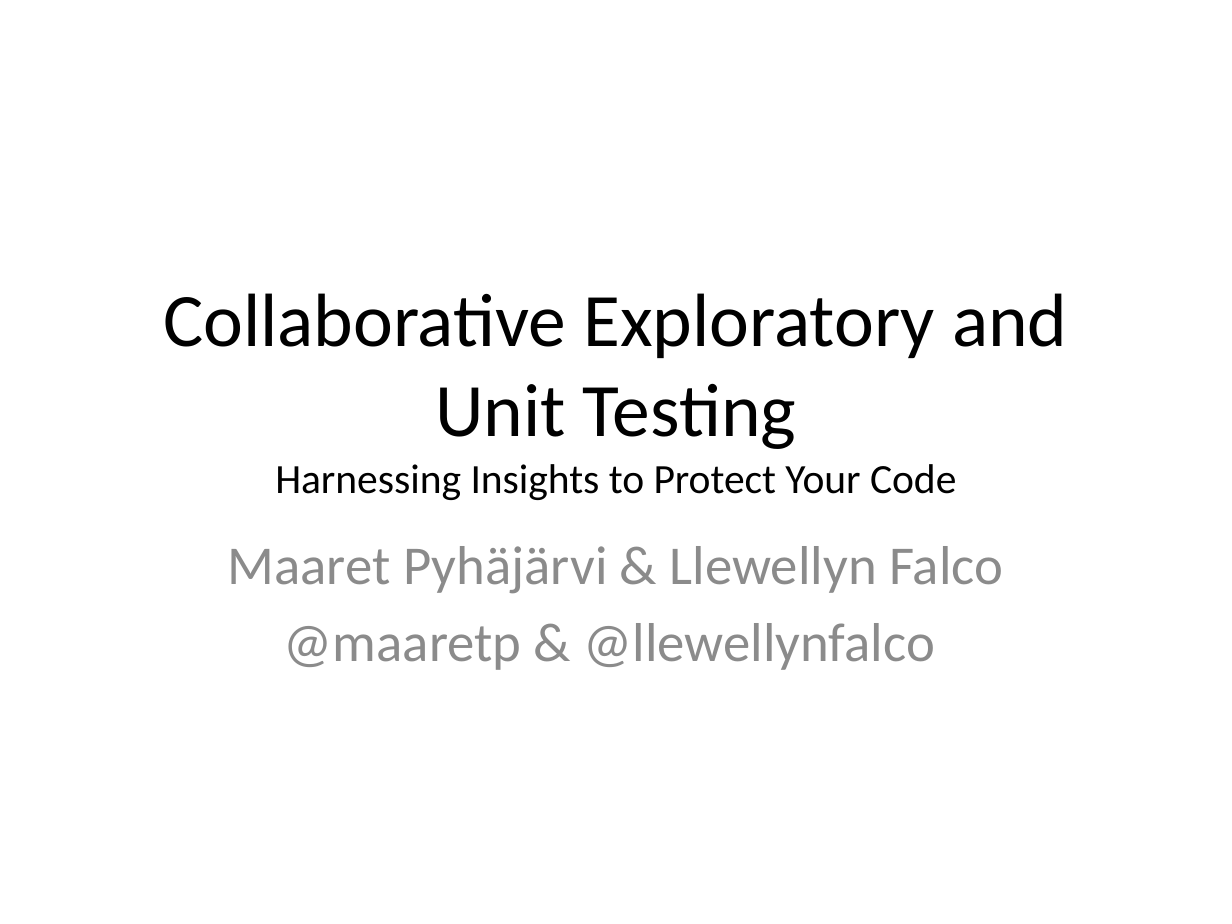
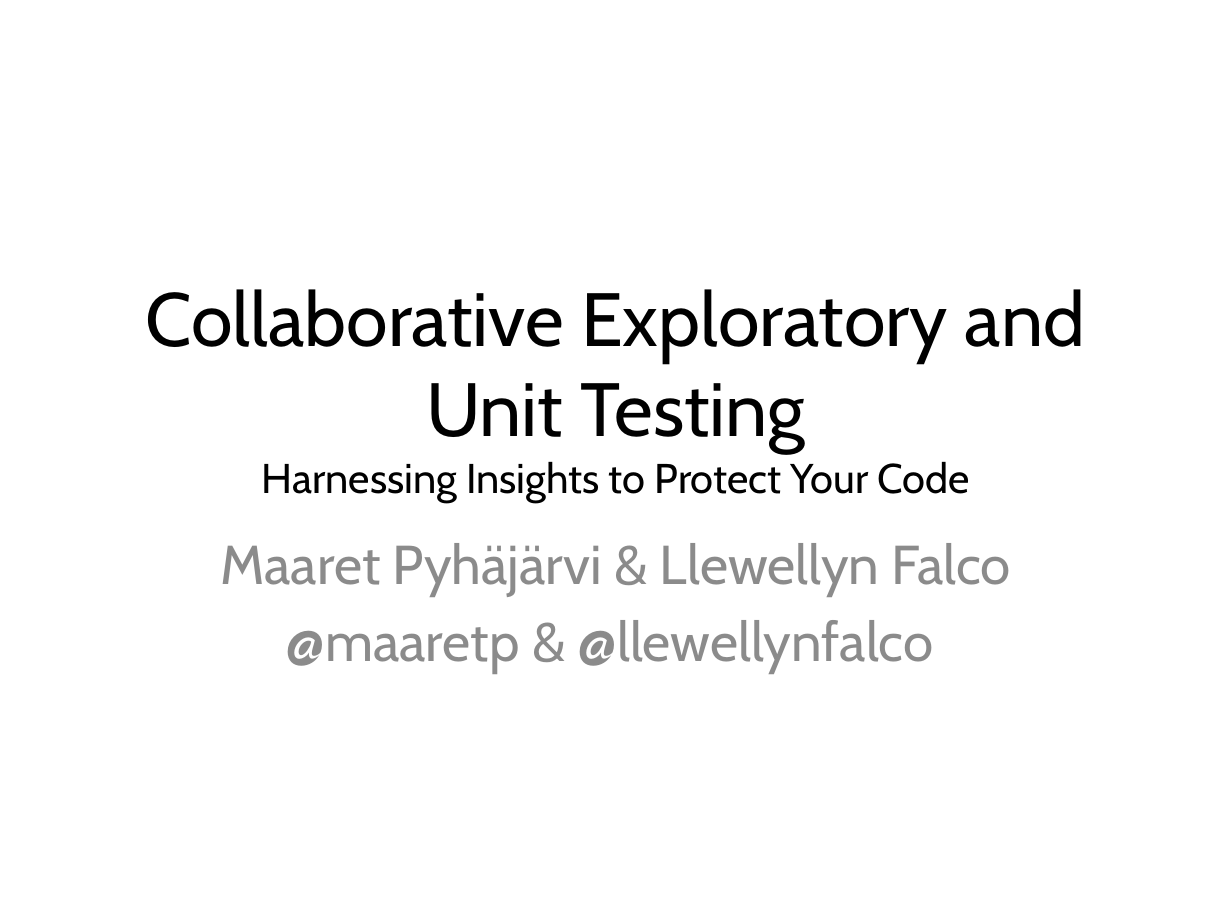
Before and after one commit to isidore/darkFunction-Editor, a slide deck: slide 1 of Courseware/Slides.pptx. Drawn at 1232x924 pixels with LibreOffice and Linux fonts; fonts in the diff are those of the drawing. Boxes give left, top, right and bottom in pixels: in the first picture for what was removed or moved away, otherwise in the second. Text is boxed around its words. In the diff, an @@ line names an element or a change of style, - is before the commit and + after.

```diff
--- a/Courseware/Slides.pptx
+++ b/Courseware/Slides.pptx
@@ title "Collaborative Exploratory and Unit Testing ..." at [146,289,1085,503]: font Calibri to Cabin @@
@@ subtitle "Maaret Pyhäjärvi & Llewellyn Falco" at [220,543,1011,673]: font Calibri to Cabin @@
```
Also in this commit, not shown: 4 other slides changed, 7 slides added, 2 slides removed.
